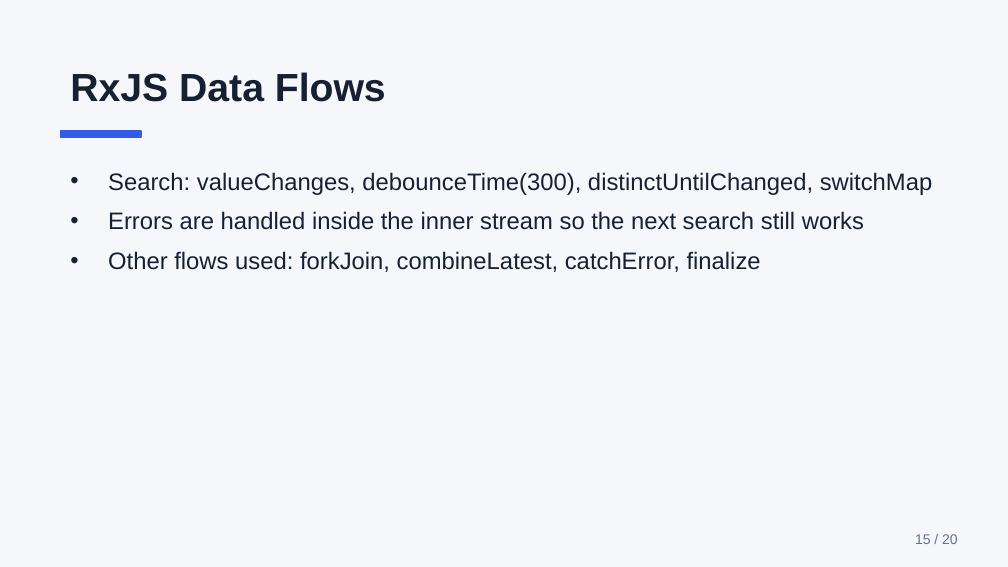
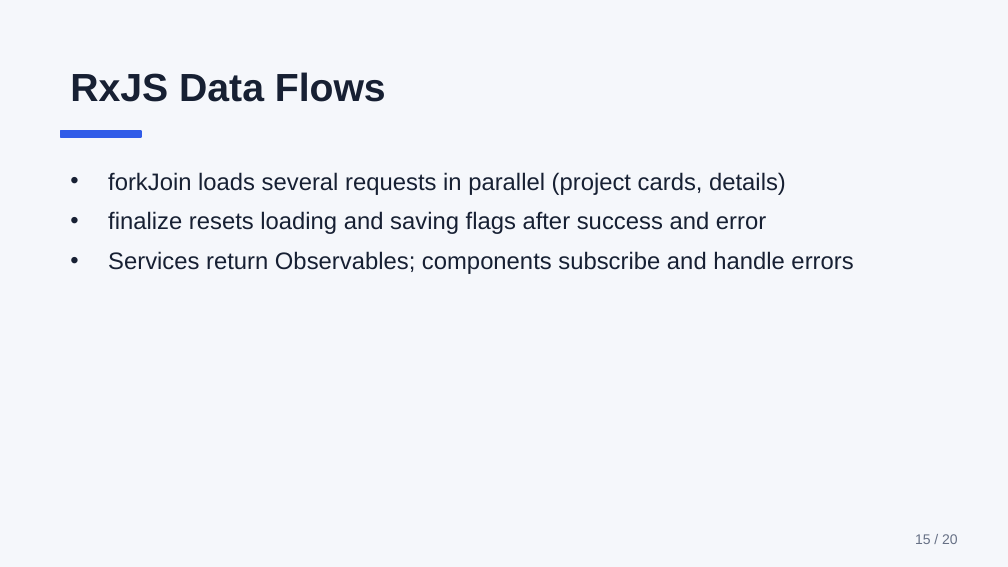
Before and after one commit to fodorgabor/teamFlow, a slide deck: slide 15 of docs/presentation.pptx. Drawn at 1008x567 pixels with LibreOffice and Linux fonts; fonts in the diff are those of the drawing. Boxes give left, top, right and bottom in pixels: in the first picture for what was removed or moved away, otherwise in the second. Text is boxed around its words. In the diff, an @@ line names an element or a change of style, - is before the commit and + after.

```diff
--- a/docs/presentation.pptx
+++ b/docs/presentation.pptx
@@ text at [108,172,853,274]: text changed @@
-• Search: valueChanges, debounceTime(300), distinctUntilChanged, switchMap
-• Errors are handled inside the inner stream so the next search still works
-• Other flows used: forkJoin, combineLatest, catchError, finalize
+• forkJoin loads several requests in parallel (project cards, details)
+• finalize resets loading and saving flags after success and error
+• Services return Observables; components subscribe and handle errors
```
Also in this commit, not shown: 6 other slides changed, 1 other file.
